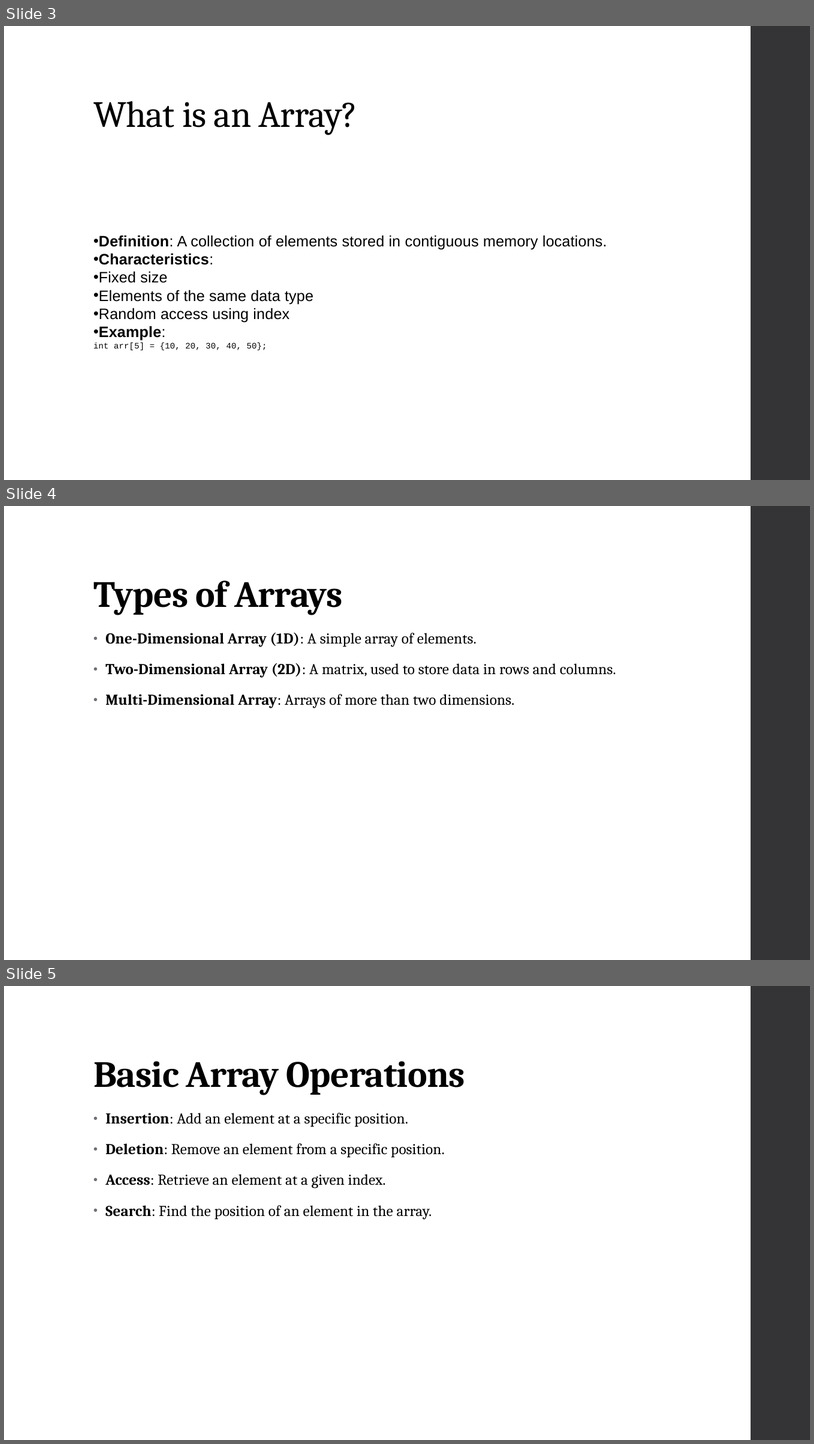
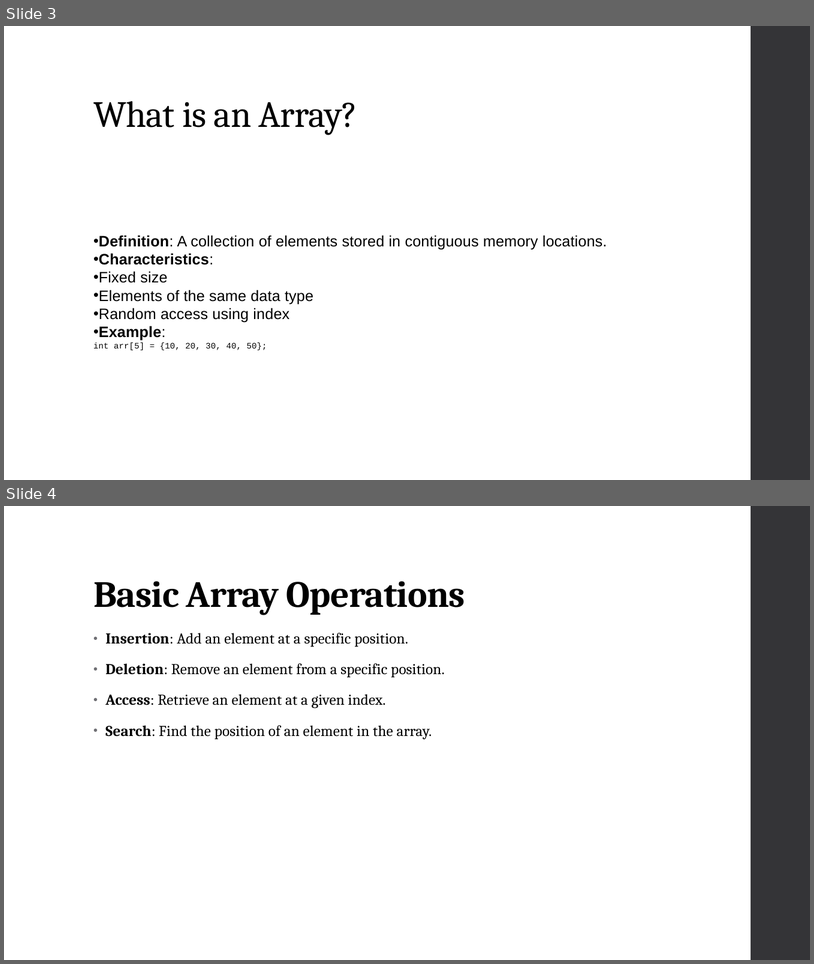
Before and after one commit to Uzair390-Del/Data-Structure-and-Algorithms-Lab, a slide deck: Lab 2_DS.pptx. Shown one above the other, each under a label of ours: slides 3, 4 and 5 before the commit, slides 3 and 4 after it. The pictures are 814x1444 and 814x964 pixels, drawn with LibreOffice and Linux fonts; fonts in the diff are those of the drawing. Boxes give left, top, right and bottom in pixels: in the first picture for what was removed or moved away, otherwise in the second. Text is boxed around its words. In the diff, an @@ line names an element or a change of style, - is before the commit and + after.

```diff
--- a/Lab 2_DS.pptx
+++ b/Lab 2_DS.pptx
@@ slide 4 removed at box(4, 506, 810, 960), background #FFFFFF; not listed: 1 template element that a slide beside it also shows @@
@@ title removed at box(93, 580, 342, 615) @@
-Types of Arrays
@@ text removed at box(105, 632, 617, 708) @@
-• One-Dimensional Array (1D): A simple array of elements.
-• Two-Dimensional Array (2D): A matrix, used to store data in rows and columns.
-• Multi-Dimensional Array: Arrays of more than two dimensions.
@@ what was slide 5 is now slide 4 @@
```
Also in this commit, not shown: 11 other files.
